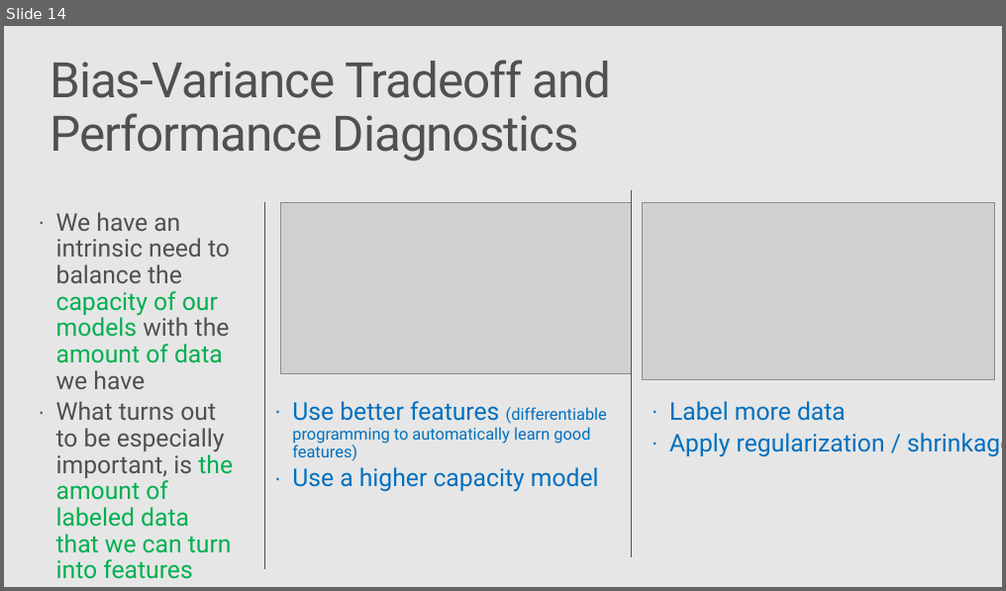
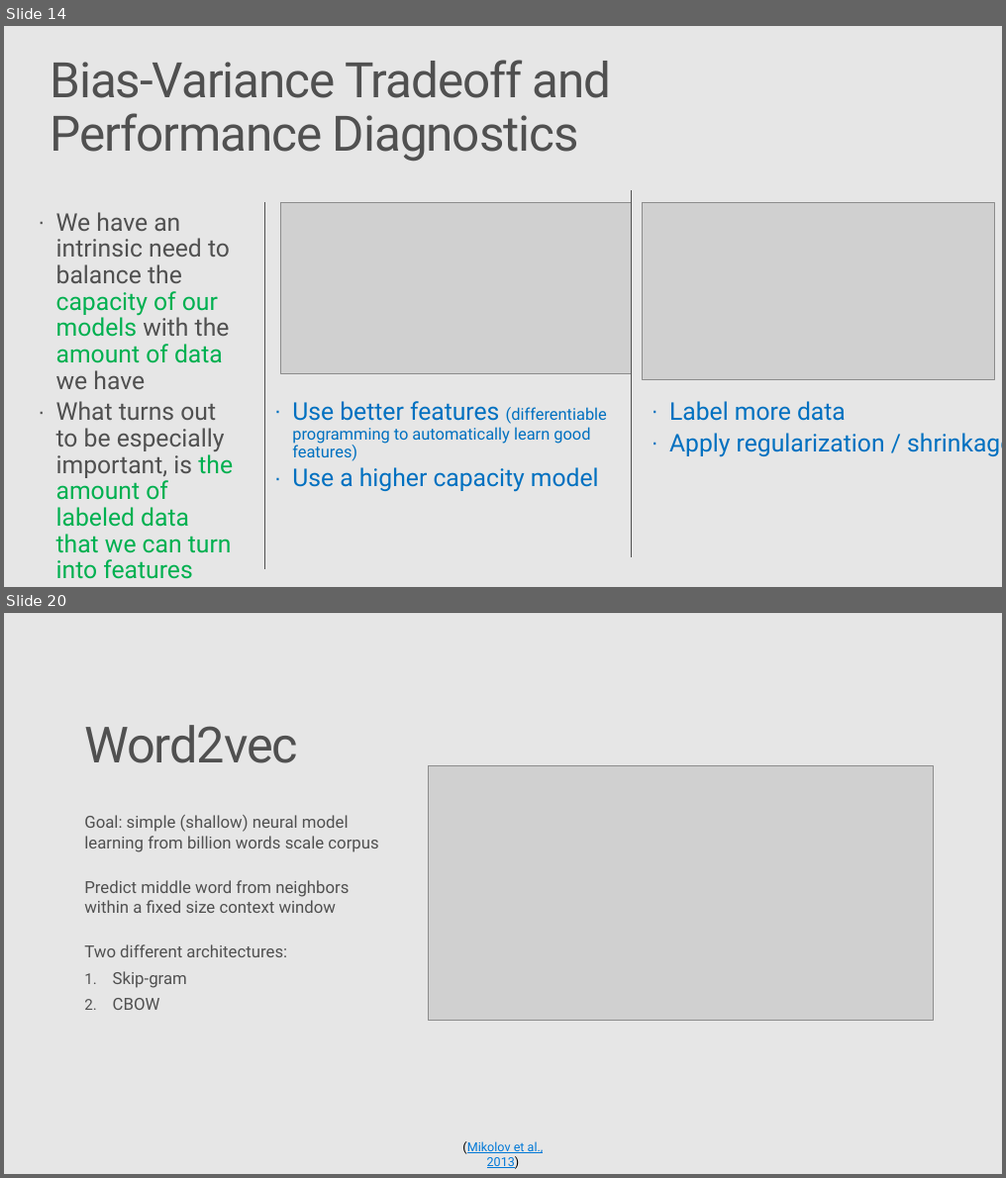
Before and after one commit to Azure/Strata2018, a slide deck: active_learning_workshop.pptx. Shown one above the other, each under a label of ours: slide 14 before the commit, slides 14 and 20 after it; the slides between them are not shown. The pictures are 1006x591 and 1006x1178 pixels, drawn with LibreOffice and Linux fonts; fonts in the diff are those of the drawing; grey boxes stand for pictures; background and template pictures are left out. Boxes give left, top, right and bottom in pixels: in the first picture for what was removed or moved away, otherwise in the second. Text is boxed around its words. In the diff, an @@ line names an element or a change of style, - is before the commit and + after.

```diff
--- a/active_learning_workshop.pptx
+++ b/active_learning_workshop.pptx
@@ slide 20 added at (4, 613, 1002, 1174), background #E6E6E6 @@
@@ title added at (84, 725, 298, 763), 49 pt, text #505050 @@
+Word2vec
@@ picture added at (428, 766, 933, 1020) @@
@@ text added at (84, 815, 378, 1010), 16.3 pt, text #505050 @@
+Goal: simple (shallow) neural model learning from billion words scale corpus
+Predict middle word from neighbors within a fixed size context window
+Two different architectures:
+1. Skip-gram
+2. CBOW
@@ text added at (462, 1142, 544, 1169), 12.2 pt, text #0078D7, underline @@
+(Mikolov et al., 2013)
```
Also in this commit, not shown: 1 slide changed, 13 other slides added.
